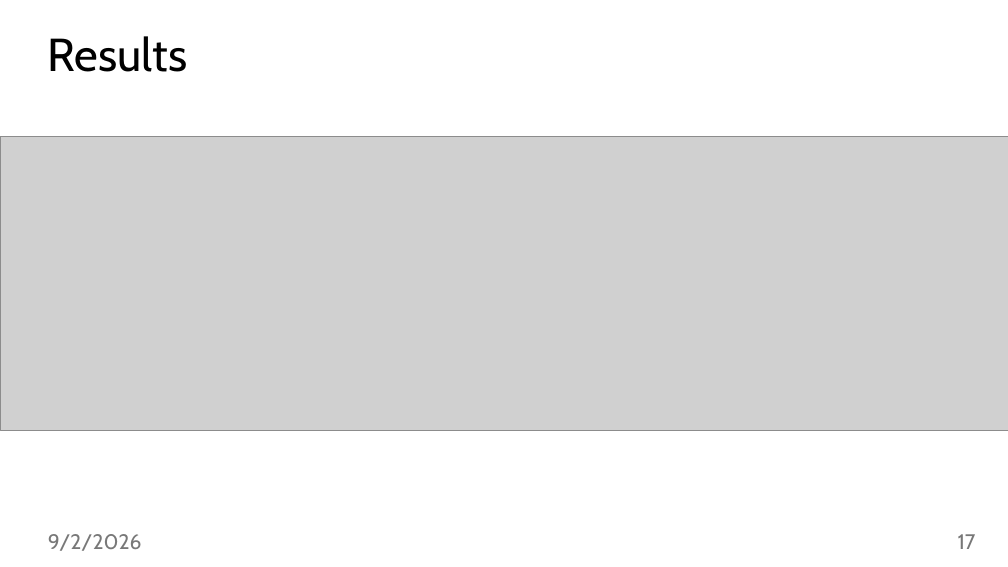
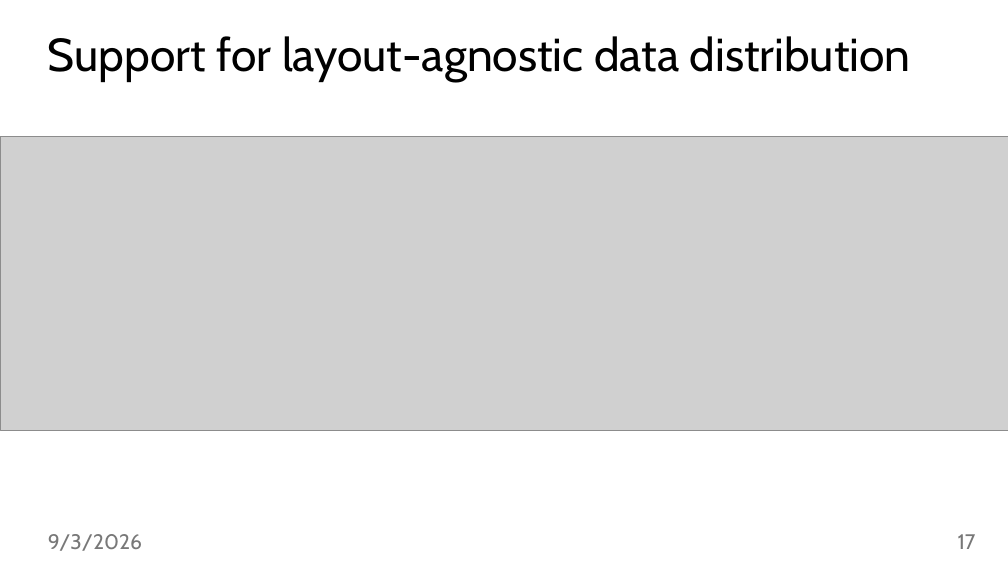
Before and after one commit to jiriklepl/phd-thesis, a slide deck: slide 17 of slides/Optimizing Memory Layouts and Traversal Orders in High-Performance Computing.pptx. Drawn at 1008x567 pixels with LibreOffice and Linux fonts; fonts in the diff are those of the drawing; grey boxes stand for pictures. Boxes give left, top, right and bottom in pixels: in the first picture for what was removed or moved away, otherwise in the second. Text is boxed around its words. In the diff, an @@ line names an element or a change of style, - is before the commit and + after.

```diff
--- a/slides/Optimizing Memory Layouts and Traversal Orders in High-Performance Computing.pptx
+++ b/slides/Optimizing Memory Layouts and Traversal Orders in High-Performance Computing.pptx
@@ title at <box>48,36,911,82</box>: text changed @@
-Results
+Support for layout-agnostic data distribution
@@ text at <box>48,534,142,551</box>: text changed @@
-9/2/2026
+9/3/2026
```
Also in this commit, not shown: 41 other slides changed.
